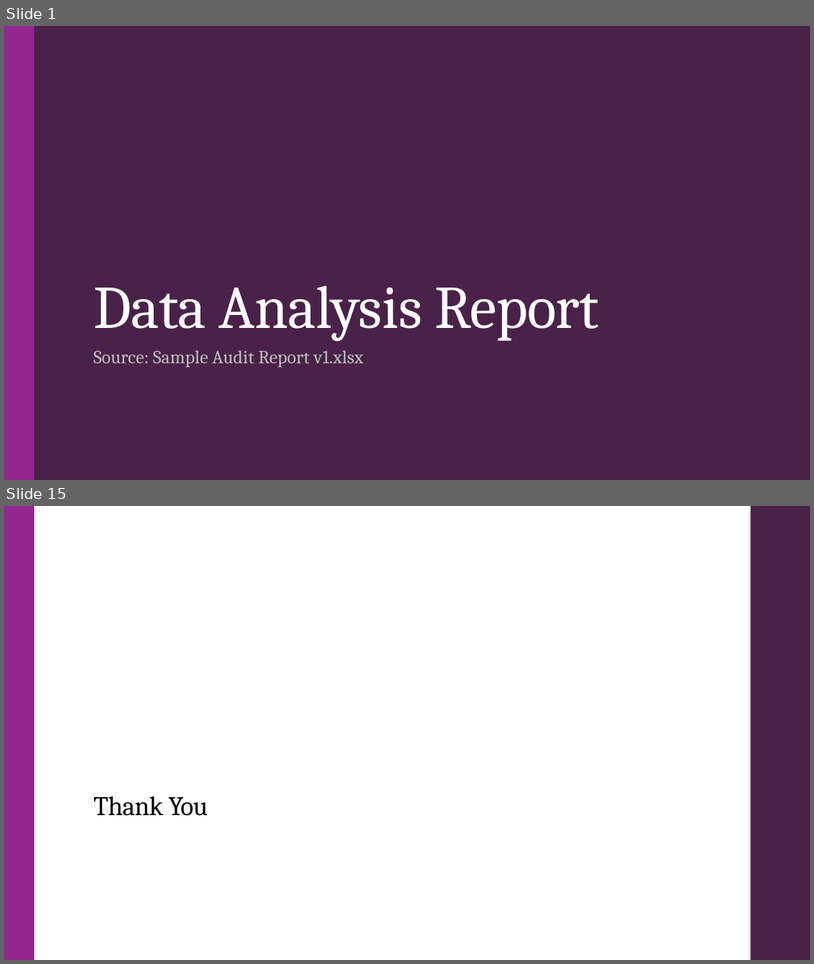
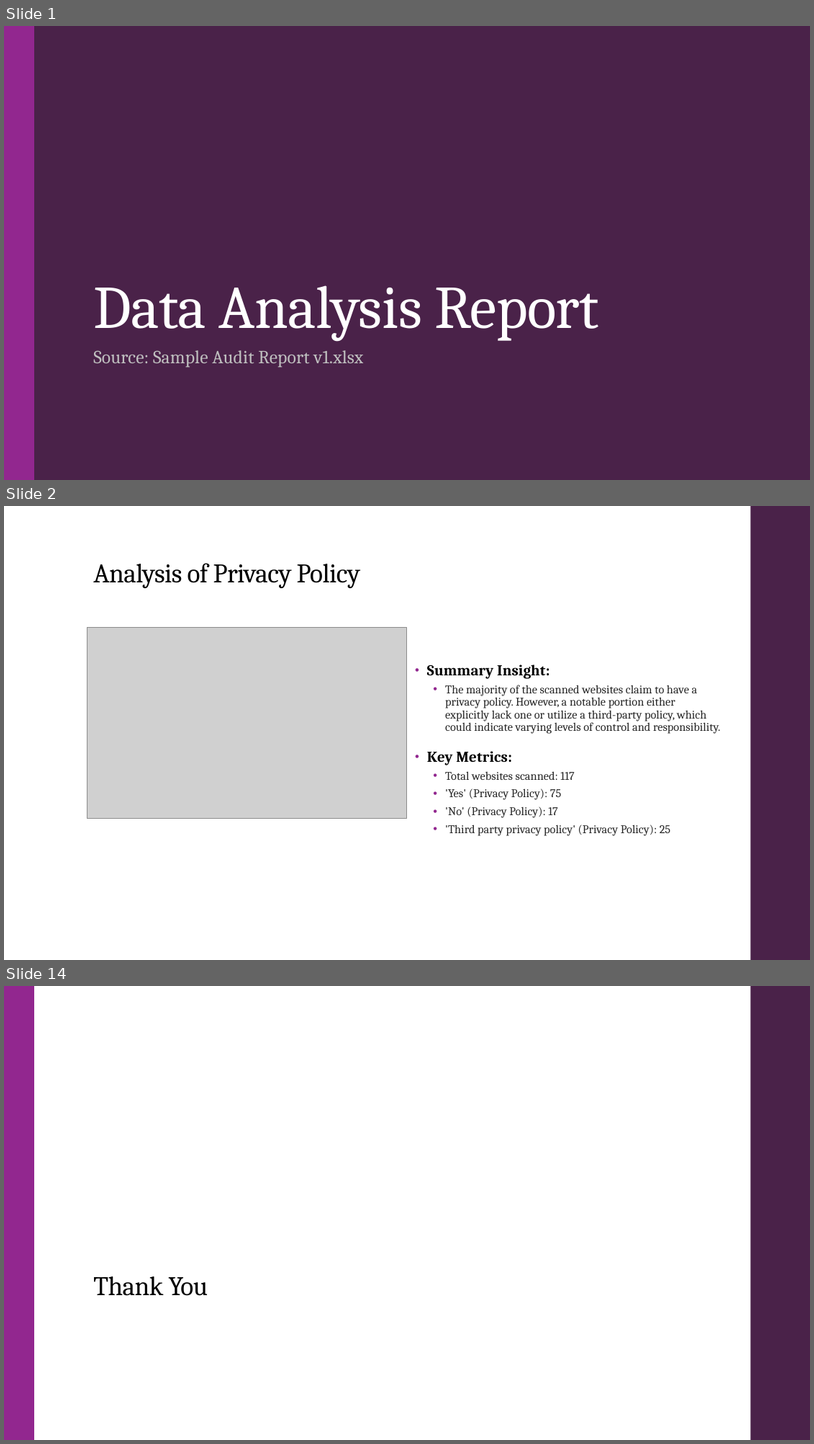
Before and after one commit to droy117/GT_Assignment_PPT_Ex, a slide deck: Debak/Data_Analysis_Report_Report.pptx. Shown one above the other, each under a label of ours: slides 1 and 15 before the commit, slides 1, 2 and 14 after it; the slides between them are not shown. The pictures are 814x964 and 814x1444 pixels, drawn with LibreOffice and Linux fonts; fonts in the diff are those of the drawing; grey boxes stand for pictures. Boxes give left, top, right and bottom in pixels: in the first picture for what was removed or moved away, otherwise in the second. Text is boxed around its words. In the diff, an @@ line names an element or a change of style, - is before the commit and + after.

Commit message:
update ppt and text placement

```diff
--- a/Debak/Data_Analysis_Report_Report.pptx
+++ b/Debak/Data_Analysis_Report_Report.pptx
@@ slide 2 added at (x1=4, y1=506, x2=810, y2=960), background #FFFFFF; not listed: 1 template element that a slide beside it also shows @@
@@ title added at (x1=93, y1=563, x2=360, y2=588), 32 pt, text #000000 @@
+Analysis of Privacy Policy
@@ picture added at (x1=88, y1=627, x2=407, y2=818) @@
@@ text added at (x1=427, y1=664, x2=721, y2=836), 14 pt, text #262626 @@
+• Summary Insight:
+  • The majority of the scanned websites claim to have a privacy policy. However, a notable portion either explicitly lack one or utilize a third-party policy, which could indicate varying levels of control and responsibility.
+• Key Metrics:
+  • Total websites scanned: 117
+  • 'Yes' (Privacy Policy): 75
+  • 'No' (Privacy Policy): 17
+  • 'Third party privacy policy' (Privacy Policy): 25
@@ what was slide 15 is now slide 14 @@
```
Also in this commit, not shown: 1 slide changed, 10 other slides added, 12 slides removed, 7 other files.
